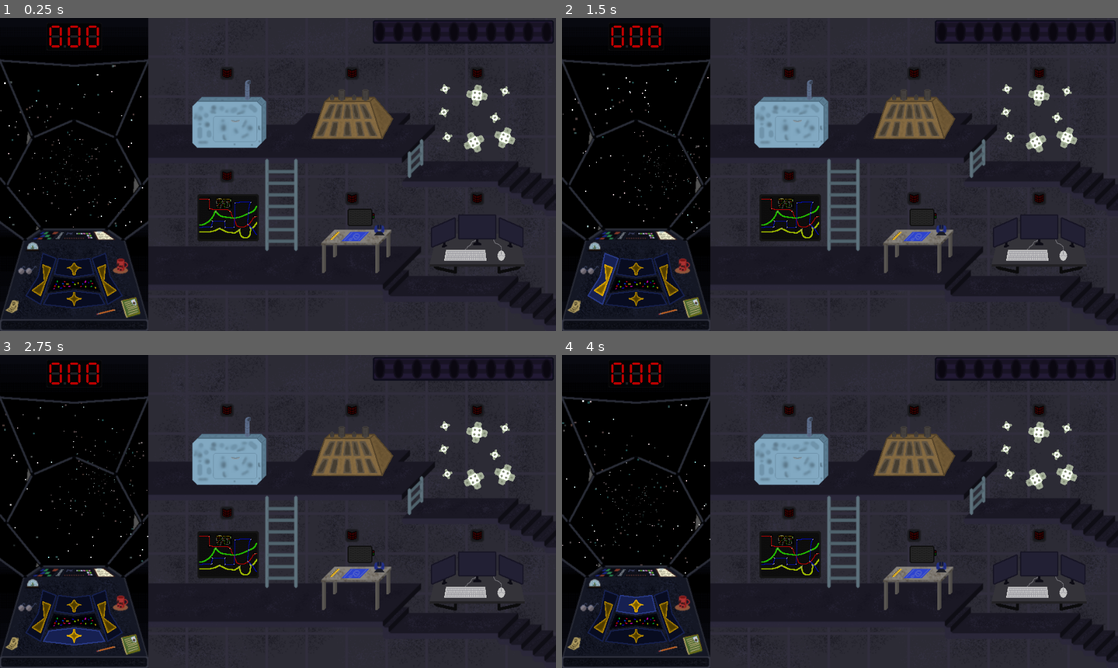
Above: before the commit, frames 1-4 (two rows, left to right).
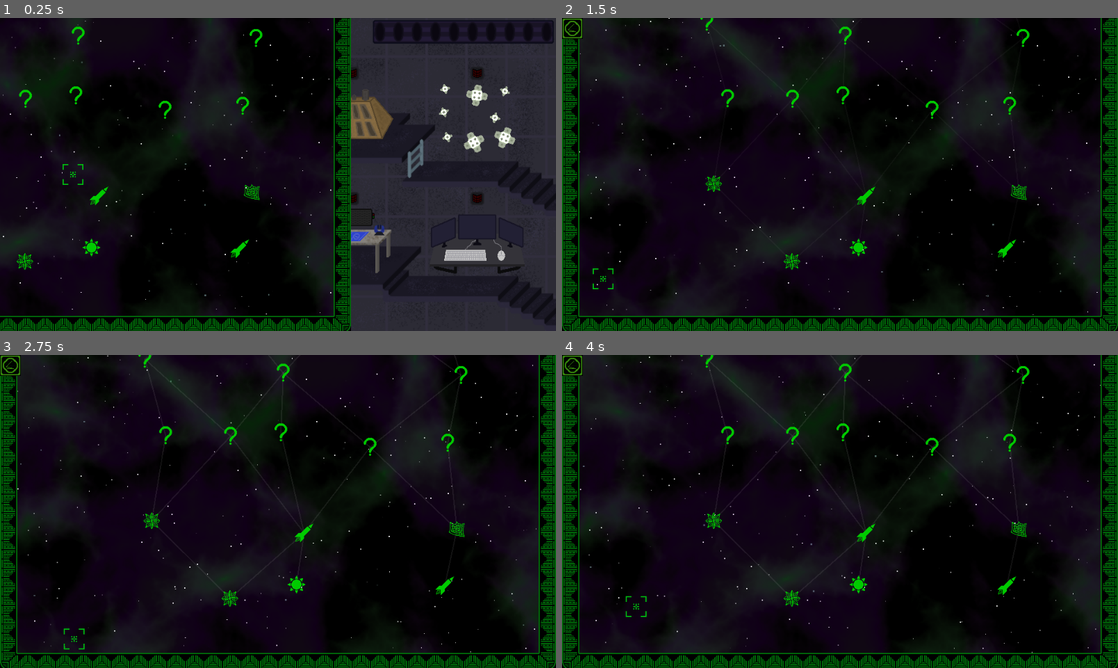
Above: after the commit, the same moments.

Repository: kedalovo/-SG-Spaceship-Management
Game: Godot game, scene res://Game Scene/Game.tscn
The game is run twice, just before and just after one commit, with the same random seed, the same clock (stepped at 60 frames per second) and the same inputs.
Inputs (mouse positions are in pixels of both pictures, inside the frame that each line leads up to):
- Up to frame 1 (0.25 s): no input
- Up to frame 2 (1.5 s): move the mouse to (962, 158) at 0.52 s; hold Right (right) 0.53-1.25 s; hold ` (test) 0.53-1.25 s; click (962, 158) at 0.67 s; click (600, 277) at 1.25 s
- Up to frame 3 (2.75 s): click (72, 639) at 2 s
- Up to frame 4 (4 s): click (667, 614) at 2.75 s; click (634, 605) at 3.5 s

The runs differ from the first frame. In frame 1, 40% of the frame differs, in the area x 0-64%, y 0-100%; in frame 2, 69%, in the area x 0-100%, y 0-100%; in frame 3, 69%; in frame 4, 69%.

Commit message:
Expanded visuals of Map, added star fog. Added wormholes, trying to finish them up.

Diff:
--- a/Game Scene/Game.tscn
+++ b/Game Scene/Game.tscn
@@ -282,6 +282,21 @@
 [sub_resource type="StyleBoxTexture" id="StyleBoxTexture_0rv56"]
 texture = ExtResource("41_cghc3")
 
+[sub_resource type="Animation" id="Animation_5rbkm"]
+length = 0.001
+tracks/0/type = "value"
+tracks/0/imported = false
+tracks/0/enabled = true
+tracks/0/path = NodePath(".:visible")
+tracks/0/interp = 1
+tracks/0/loop_wrap = true
+tracks/0/keys = {
+"times": PackedFloat32Array(0),
+"transitions": PackedFloat32Array(1),
+"update": 1,
+"values": [true]
+}
+
 [sub_resource type="Animation" id="Animation_a4drl"]
 resource_name = "flash"
 length = 2.0
@@ -298,21 +313,6 @@
 "transitions": PackedFloat32Array(1, 1, 1),
 "update": 1,
 "values": [true, false, true]
-}
-
-[sub_resource type="Animation" id="Animation_5rbkm"]
-length = 0.001
-tracks/0/type = "value"
-tracks/0/imported = false
-tracks/0/enabled = true
-tracks/0/path = NodePath(".:visible")
-tracks/0/interp = 1
-tracks/0/loop_wrap = true
-tracks/0/keys = {
-"times": PackedFloat32Array(0),
-"transitions": PackedFloat32Array(1),
-"update": 1,
-"values": [true]
 }
 
 [sub_resource type="AnimationLibrary" id="AnimationLibrary_4fdyn"]
--- a/Game Scene/game.gd
+++ b/Game Scene/game.gd
@@ -66,7 +66,7 @@
 func _ready() -> void:
 	Input.set_custom_mouse_cursor(CURSOR_NORMAL, Input.CURSOR_ARROW)
 	Input.set_custom_mouse_cursor(CURSOR_POINTER, Input.CURSOR_POINTING_HAND)
-	#toggle_map(true)
+	toggle_map(true)
 
 
 func _input(event: InputEvent) -> void:
--- a/Map/Map Node/map_node.gd
+++ b/Map/Map Node/map_node.gd
@@ -10,8 +10,11 @@
 
 
 @onready var icon: Sprite2D = $Icon
+@onready var debug_label: Label = $"Debug Label"
 
 var true_texture: Texture2D
+
+var wormhole: map_node
 
 var connected_to_nodes: Array = []
 
@@ -25,6 +28,9 @@
 var is_continuation: bool = false
 var is_secret: bool = true
 var is_available: bool = false
+var has_destination: bool = false
+var has_wormhole: bool = false
+var is_wormhole: bool = false
 
 
 func add_connections(new_connections: Array) -> void:
@@ -33,6 +39,26 @@
 			if !i.disabled and i not in connected_to_nodes:
 				connected_to_nodes.append(i)
 				i.is_continuation = true
+
+
+func setup_wormhole() -> void:
+	wormhole.reparent(get_parent())
+	wormhole.position = position + Vector2(randf_range(-32.0, 32.0), randf_range(-32.0, -64.0))
+	wormhole.is_secret = false
+	wormhole.is_available = true
+
+
+func check_destinations() -> void:
+	if has_destination:
+		var not_connected: bool = true
+		for i in connected_to_nodes:
+			if !i.disabled:
+				not_connected = false
+		has_destination = not_connected
+
+
+func set_debug(text: String) -> void:
+	debug_label.text = text
 
 
 func update_icon() -> void:
--- a/Map/Map Node/map_node.tscn
+++ b/Map/Map Node/map_node.tscn
@@ -1,13 +1,57 @@
-[gd_scene load_steps=3 format=3 uid="uid://bfeexecpaotg3"]
+[gd_scene load_steps=6 format=3 uid="uid://bfeexecpaotg3"]
 
 [ext_resource type="Script" path="res://Map/Map Node/map_node.gd" id="1_h425h"]
-[ext_resource type="Texture2D" uid="uid://cbkos4ijxyf05" path="res://Map/Map Node/Icons/Missile Icon.png" id="2_vhfim"]
+[ext_resource type="Texture2D" uid="uid://dwyl25pjvlbie" path="res://Map/Map Node/Icons/Wormhole.png" id="2_ovan4"]
+
+[sub_resource type="Animation" id="Animation_6ye0x"]
+resource_name = "spin"
+length = 3.0
+loop_mode = 1
+step = 0.1
+tracks/0/type = "value"
+tracks/0/imported = false
+tracks/0/enabled = true
+tracks/0/path = NodePath(".:rotation")
+tracks/0/interp = 1
+tracks/0/loop_wrap = true
+tracks/0/keys = {
+"times": PackedFloat32Array(0, 3),
+"transitions": PackedFloat32Array(1, 1),
+"update": 0,
+"values": [0.0, -6.28319]
+}
+
+[sub_resource type="Animation" id="Animation_0jm40"]
+length = 0.001
+tracks/0/type = "value"
+tracks/0/imported = false
+tracks/0/enabled = true
+tracks/0/path = NodePath(".:rotation")
+tracks/0/interp = 1
+tracks/0/loop_wrap = true
+tracks/0/keys = {
+"times": PackedFloat32Array(0),
+"transitions": PackedFloat32Array(1),
+"update": 0,
+"values": [0.0]
+}
+
+[sub_resource type="AnimationLibrary" id="AnimationLibrary_yx4pi"]
+_data = {
+"RESET": SubResource("Animation_0jm40"),
+"spin": SubResource("Animation_6ye0x")
+}
 
 [node name="Map Node" type="Node2D"]
 script = ExtResource("1_h425h")
 
 [node name="Icon" type="Sprite2D" parent="."]
-texture = ExtResource("2_vhfim")
+texture = ExtResource("2_ovan4")
+
+[node name="AnimationPlayer" type="AnimationPlayer" parent="Icon"]
+libraries = {
+"": SubResource("AnimationLibrary_yx4pi")
+}
 
 [node name="Button" type="Button" parent="."]
 offset_left = -16.0
@@ -17,6 +61,12 @@
 focus_mode = 0
 flat = true
 
+[node name="Debug Label" type="Label" parent="."]
+offset_left = -20.0
+offset_top = -36.0
+offset_right = 20.0
+offset_bottom = -13.0
+
 [connection signal="mouse_entered" from="Button" to="." method="_on_mouse_grab_mouse_entered"]
 [connection signal="mouse_exited" from="Button" to="." method="_on_mouse_grab_mouse_exited"]
 [connection signal="pressed" from="Button" to="." method="_on_button_pressed"]
--- a/Map/map.gd
+++ b/Map/map.gd
@@ -29,6 +29,8 @@
 @onready var contents: Control = $"Scroll/Map Container/MarginContainer/Contents"
 @onready var input_stopper: Control = $"Input Stopper"
 @onready var store_button: TextureButton = $"Store Button Background/Store Button"
+@onready var fog_1: TextureRect = $"Scroll/Map Container/Fog 1"
+@onready var fog_2: TextureRect = $"Scroll/Map Container/Fog 2"
 
 @export var line_color_global: Color
 
@@ -49,6 +51,8 @@
 
 
 func _ready() -> void:
+	fog_1.texture.noise.seed = randi()
+	fog_2.texture.noise.seed = randi()
 	generate_map()
 	scroll.set_deferred(&"scroll_vertical", 1504)
 
@@ -169,7 +173,6 @@
 			if !j.disabled:
 				are_all_disabled = false
 		if are_all_disabled:
-			#print_debug("Filling line...")
 			i.pick_random().disabled = false
 			i.pick_random().disabled = false
 			i.pick_random().disabled = false
@@ -185,9 +188,16 @@
 	sorted_order.pop_back()
 	for i in sorted_order:
 		grid[i][0].add_connections([grid[i+1][0], grid[i+1][1]])
+		grid[i+1][0].has_destination = true
+		grid[i+1][1].has_destination = true
 		for j in range(1, LINE_LENGTH - 1):
 			grid[i][j].add_connections([grid[i+1][j-1], grid[i+1][j], grid[i+1][j+1]])
+			grid[i+1][j-1].has_destination = true
+			grid[i+1][j].has_destination = true
+			grid[i+1][j+1].has_destination = true
 		grid[i][LINE_LENGTH - 1].add_connections([grid[i+1][LINE_LENGTH - 2], grid[i+1][LINE_LENGTH - 1]])
+		grid[i+1][LINE_LENGTH - 2].has_destination = true
+		grid[i+1][LINE_LENGTH - 1].has_destination = true
 
 	# Disabling nodes in first line without connections
 	for i in grid[dummy_grid.keys().min()]:
@@ -207,13 +217,9 @@
 			if !j.connected_to_nodes.is_empty():
 				no_con = false
 		if no_con:
-			#print_debug("Line ", i, " was connected, all lines: ", str(sorted_order))
-			#var c = 0
 			for j in grid[i+1]:
 				if !j.disabled:
 					j.is_continuation = true
-					#prints(i, c)
-				#c += 1
 
 	# Recreating deleted connections
 	for i in sorted_order:
@@ -228,6 +234,18 @@
 			if !j.disabled and !j.is_continuation:
 				j.disabled = true
 				j.reason = 1
+
+	# Adding wormholes to map nodes without destinations
+	for i in grid.size()-1:
+		for j in grid[i]:
+			j.check_destinations()
+			if !j.disabled and j.has_destination:
+				j.set_debug("wormhole")
+				j.has_wormhole = true
+				var wormhole: map_node = MAP_NODE.instantiate()
+				wormhole.is_wormhole = true
+				map_nodes.add_child(wormhole)
+				j.wormhole = wormhole
 
 	var hazards: Array = game_manager.hazard_types.keys()
 	var hazard_buffer: Array = hazards.duplicate()
@@ -274,6 +292,8 @@
 			while hazard_bin.size() > 2:
 				hazard_buffer.append(hazard_bin.pop_front())
 			line[j].set_difficulty(difficulty)
+			if line[j].has_wormhole:
+				line[j].setup_wormhole()
 			if line[j].disabled:
 				line[j].hide()
 
--- a/Map/map.tscn
+++ b/Map/map.tscn
@@ -20,6 +20,41 @@
 texture_margin_bottom = 32.0
 axis_stretch_horizontal = 1
 axis_stretch_vertical = 1
+
+[sub_resource type="Gradient" id="Gradient_l37tp"]
+offsets = PackedFloat32Array(0.5, 0.8, 0.9, 1)
+colors = PackedColorArray(0.491119, 1, 0.433594, 0, 0.360784, 0.819608, 0.4, 0.678431, 0.18924, 0.914063, 0.25119, 0.772549, 0, 1, 0.0862745, 1)
+metadata/_snap_enabled = true
+
+[sub_resource type="FastNoiseLite" id="FastNoiseLite_7im7j"]
+frequency = 0.002
+fractal_type = 2
+fractal_octaves = 10
+
+[sub_resource type="NoiseTexture2D" id="NoiseTexture2D_xq3v4"]
+width = 960
+height = 2048
+seamless = true
+color_ramp = SubResource("Gradient_l37tp")
+noise = SubResource("FastNoiseLite_7im7j")
+
+[sub_resource type="Gradient" id="Gradient_cujqn"]
+offsets = PackedFloat32Array(0.2, 0.4, 0.6)
+colors = PackedColorArray(0.818627, 0.421875, 1, 0.392157, 0.686275, 0, 1, 0.482353, 0.984009, 0.488281, 1, 0)
+metadata/_snap_enabled = true
+
+[sub_resource type="FastNoiseLite" id="FastNoiseLite_v2v0b"]
+noise_type = 3
+frequency = 0.002
+fractal_type = 3
+fractal_octaves = 10
+
+[sub_resource type="NoiseTexture2D" id="NoiseTexture2D_doo0b"]
+width = 960
+height = 2048
+seamless = true
+color_ramp = SubResource("Gradient_cujqn")
+noise = SubResource("FastNoiseLite_v2v0b")
 
 [sub_resource type="Animation" id="Animation_me0st"]
 length = 0.001
@@ -153,6 +188,28 @@
 [node name="Contents" type="Control" parent="Scroll/Map Container/MarginContainer"]
 layout_mode = 2
 
+[node name="Fog 1" type="TextureRect" parent="Scroll/Map Container"]
+modulate = Color(1, 1, 1, 0.196078)
+layout_mode = 1
+anchors_preset = 15
+anchor_right = 1.0
+anchor_bottom = 1.0
+grow_horizontal = 2
+grow_vertical = 2
+mouse_filter = 2
+texture = SubResource("NoiseTexture2D_xq3v4")
+
+[node name="Fog 2" type="TextureRect" parent="Scroll/Map Container"]
+modulate = Color(1, 1, 1, 0.196078)
+layout_mode = 1
+anchors_preset = 15
+anchor_right = 1.0
+anchor_bottom = 1.0
+grow_horizontal = 2
+grow_vertical = 2
+mouse_filter = 2
+texture = SubResource("NoiseTexture2D_doo0b")
+
 [node name="Map Nodes" type="Node2D" parent="."]
 metadata/_edit_lock_ = true
 
Binary file added: Map/Map Node/Icons/Wormhole.png
Not shown, added: Map/Map Node/Icons/Wormhole.png.import
Not shown: 1 places in Map/map.tscn that only renumber resources
